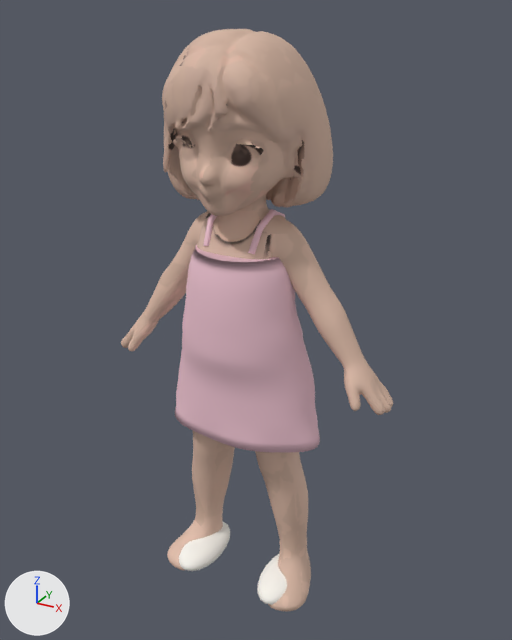
The glTF model girl-anim/girl.glb: old version first, new version second.
Before and after are seen from a 50 mm lens placed at (1.102, -1.942, 1.044), pointed at (0.012, 0.04, 0.053). Arrows for +X, +Y and +Z are at lower left; the lights stay in place. The older version comes first. Vertices at exactly the same position are counted once.

Names of what the first picture shows: 'Girl'.
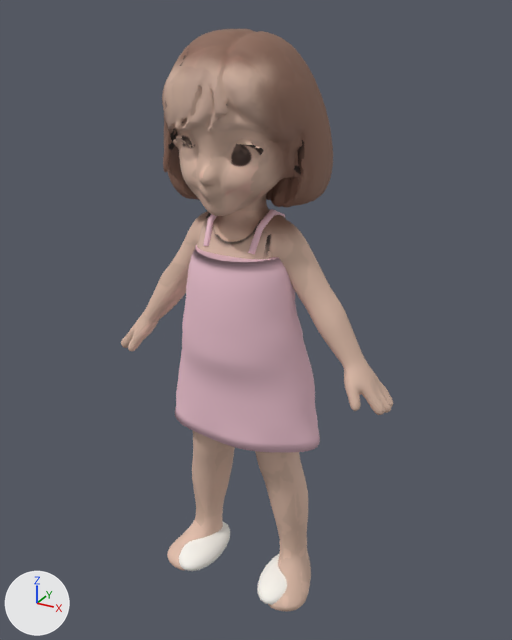
Changed parts and their boxes [x1, y1, x2, y2] in the pictures (512 x 640 px):
'Girl', recoloured (beige to brown)
    both: [162, 29, 333, 244]

Patch to the scene script:
```diff
--- a/girl-anim/girl.glb.py
+++ b/girl-anim/girl.glb.py
@@ mat_girlskin @@
 n1 = _N.new('ShaderNodeOutputMaterial'); n1.name = 'Material Output'
+n3 = _N.new('ShaderNodeMix'); n3.name = 'Mix'
+n3.data_type = 'RGBA'
+n3.blend_type = 'MULTIPLY'
+n3.inputs[0].default_value = 1.0  # 'Factor'
+n4 = _N.new('ShaderNodeVertexColor'); n4.name = 'Color Attribute'
 n2 = _N.new('ShaderNodeTexImage'); n2.name = 'Image Texture'
@@ mat_girlskin @@
 n0 = _N.new('ShaderNodeBsdfPrincipled'); n0.name = 'Principled BSDF'
 _L.new(n0.outputs[0], n1.inputs[0])  # 'BSDF' to 'Surface'
-_L.new(n2.outputs[0], n0.inputs[0])  # 'Color' to 'Base Color'
+_L.new(n3.outputs[2], n0.inputs[0])  # 'Result' to 'Base Color'
+_L.new(n4.outputs[0], n3.inputs[7])  # 'Color' to 'B'
+_L.new(n2.outputs[0], n3.inputs[6])  # 'Color' to 'A'
@@ me_girlmesh @@
 me_girlmesh.from_pydata(...)  # 21777 vertices, 43488 faces; spans x -0.54..0.53, y -0.25..0.26, z -1.0..0.99
 # used by ob_girl; location = (0.0, 0.0, 0.0)
+# me_girlmesh part 1: vertex colours changed
 me_girlmesh.materials.append(mat_girlskin)
```
